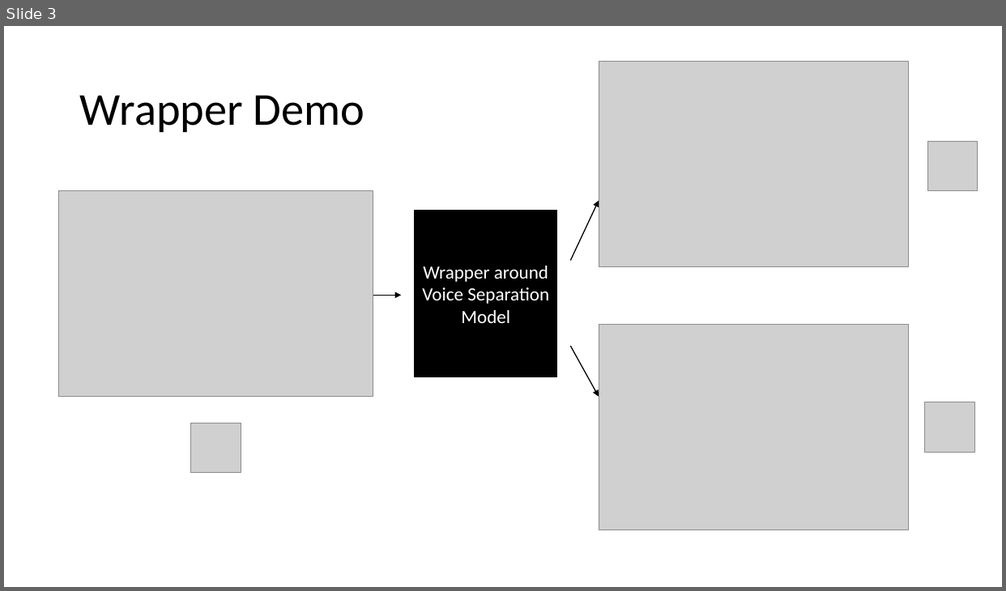
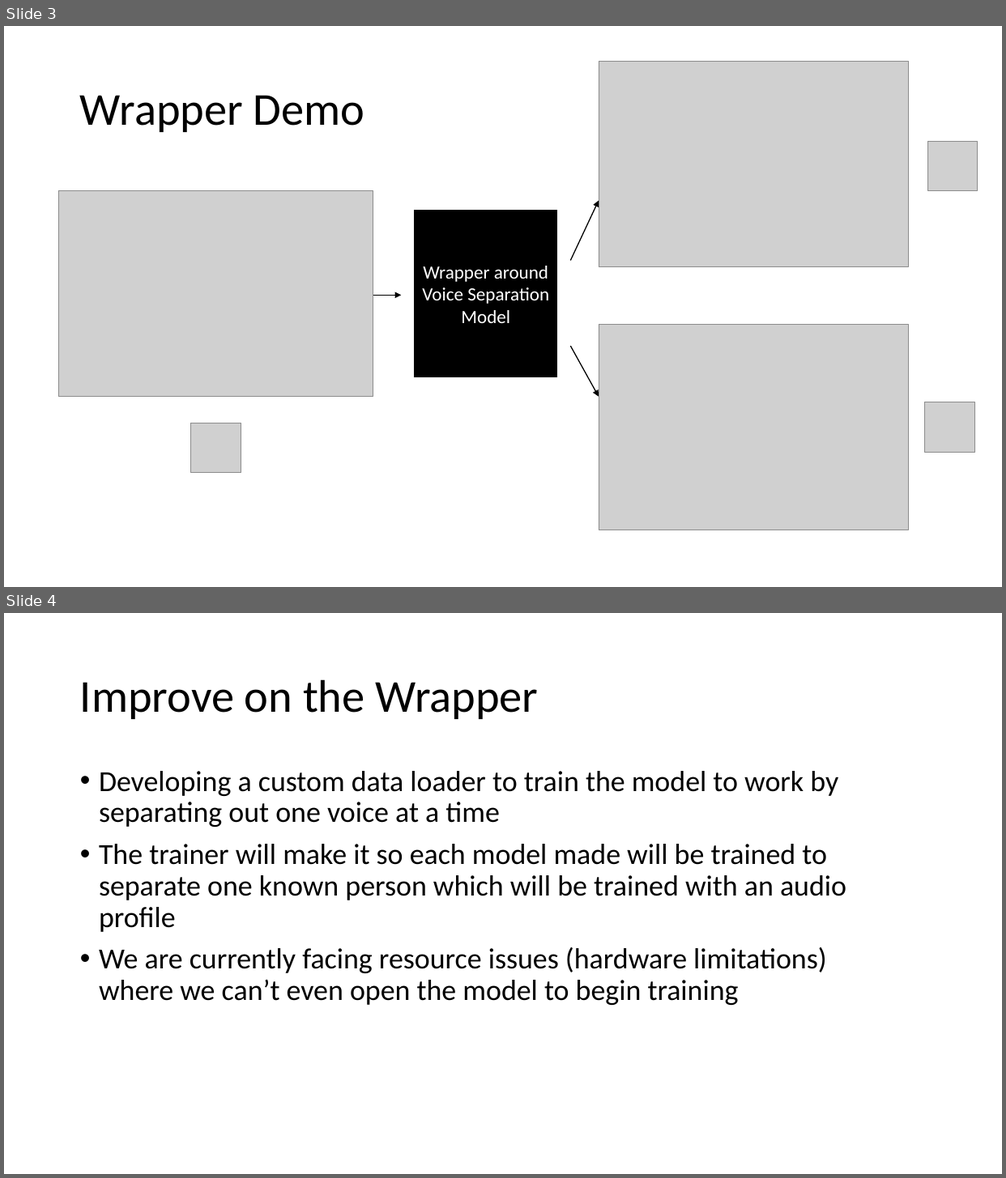
Before and after one commit to daea69twins/voiceseperation, a slide deck: Bi-Weekly Reports/Week 8.pptx. Shown one above the other, each under a label of ours: slide 3 before the commit, slides 3 and 4 after it. The pictures are 1006x591 and 1006x1178 pixels, drawn with LibreOffice and Linux fonts; fonts in the diff are those of the drawing; grey boxes stand for pictures. Boxes give left, top, right and bottom in pixels: in the first picture for what was removed or moved away, otherwise in the second. Text is boxed around its words. In the diff, an @@ line names an element or a change of style, - is before the commit and + after.

Commit message:
Final Implementation of Wrapper 2

```diff
--- a/Bi-Weekly Reports/Week 8.pptx
+++ b/Bi-Weekly Reports/Week 8.pptx
@@ slide 4 added at box(4, 613, 1002, 1174), background #FFFFFF @@
@@ title added at box(80, 679, 538, 719), 44 pt, text #000000 @@
+Improve on the Wrapper
@@ text added at box(99, 771, 846, 1005), 28 pt, text #000000 @@
+• Developing a custom data loader to train the model to work by separating out one voice at a time
+• The trainer will make it so each model made will be trained to separate one known person which will be trained with an audio profile
+• We are currently facing resource issues (hardware limitations) where we can’t even open the model to begin training
```
Also in this commit, not shown: 1 slide changed, 2 other files.
